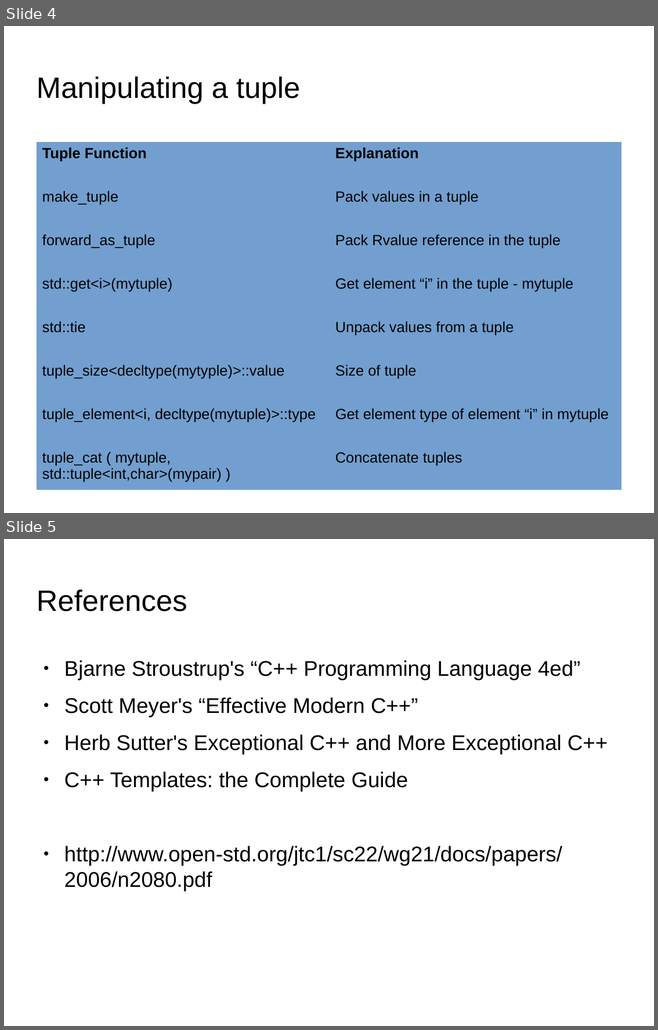
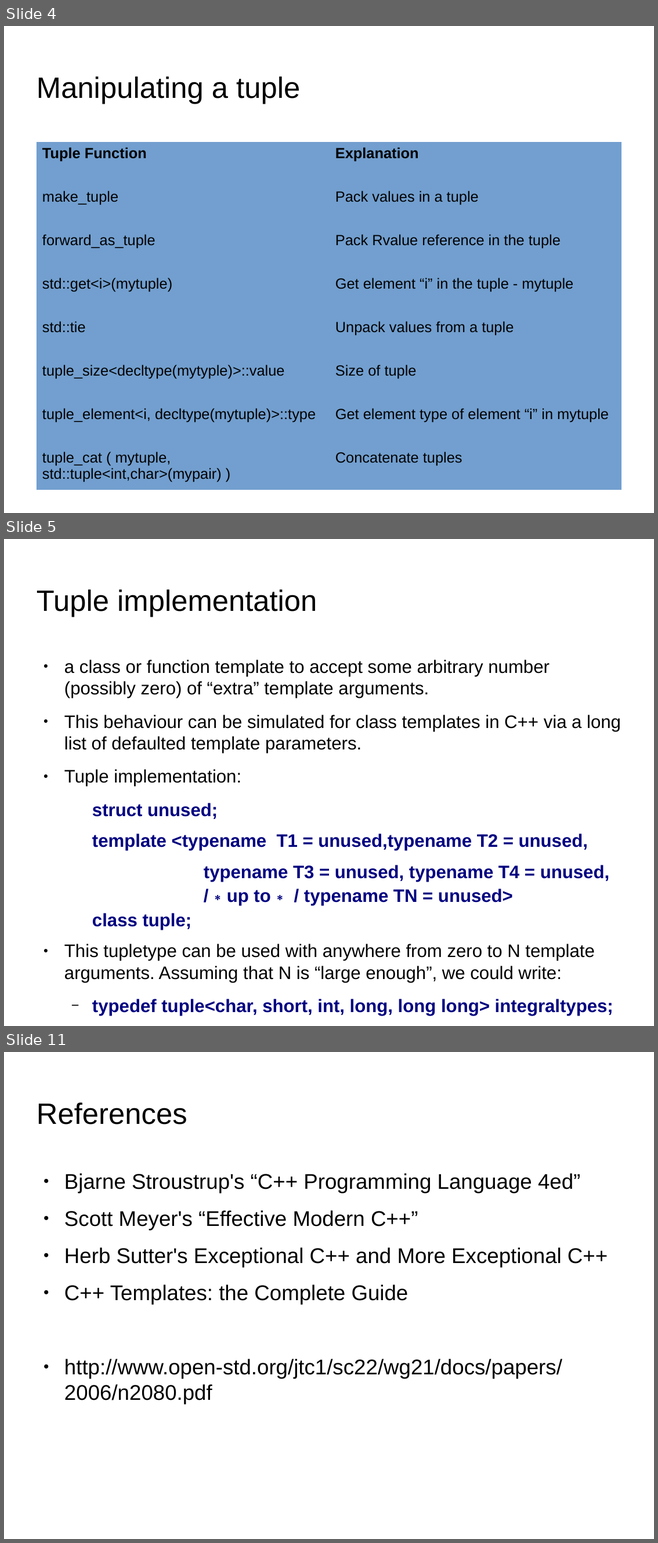
Before and after one commit to kks32/cpp-software-development, a slide deck: Ex18_Variadic_Templates/Ex18_Variadic_Templates.odp. Shown one above the other, each under a label of ours: slides 4 and 5 before the commit, slides 4, 5 and 11 after it; the slides between them are not shown. The pictures are 658x1030 and 658x1543 pixels, drawn with LibreOffice and Linux fonts; fonts in the diff are those of the drawing; background and template pictures are left out. Boxes give left, top, right and bottom in pixels: in the first picture for what was removed or moved away, otherwise in the second. Text is boxed around its words. In the diff, an @@ line names an element or a change of style, - is before the commit and + after.

Commit message:
Variadic template example

```diff
--- a/Ex18_Variadic_Templates/Ex18_Variadic_Templates.odp
+++ b/Ex18_Variadic_Templates/Ex18_Variadic_Templates.odp
@@ slide 5 added at bbox=[4, 539, 654, 1026], background picture (left out) @@
@@ title added at bbox=[36, 589, 317, 617], 36 pt, text #000000 @@
+Tuple implementation
@@ text added at bbox=[64, 660, 621, 1016], 22.1 pt, text #000000 @@
+● a class or function template to accept some arbitrary number (possibly zero) of “extra” template arguments.
+● This behaviour can be simulated for class templates in C++ via a long list of defaulted template parameters.
+● Tuple implementation:
+  struct unused;
+  template <typename T1 = unused,typename T2 = unused,
+          typename T3 = unused, typename T4 = unused,
+          /∗up to∗ / typename TN = unused>
+  class tuple;
+● This tupletype can be used with anywhere from zero to N template arguments. Assuming that N is “large enough”, we could write:
+  − typedef tuple<char, short, int, long, long long> integraltypes;
@@ what was slide 5 is now slide 11 @@
```
Also in this commit, not shown: 5 other slides added, 2 other files.
